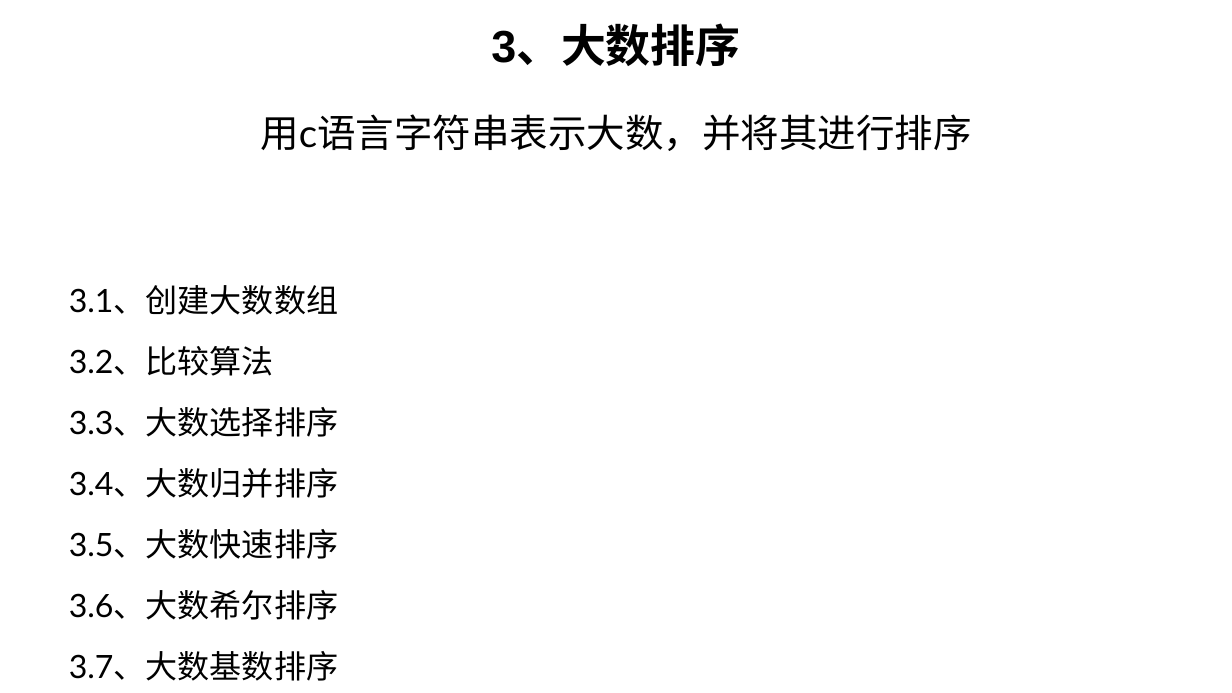
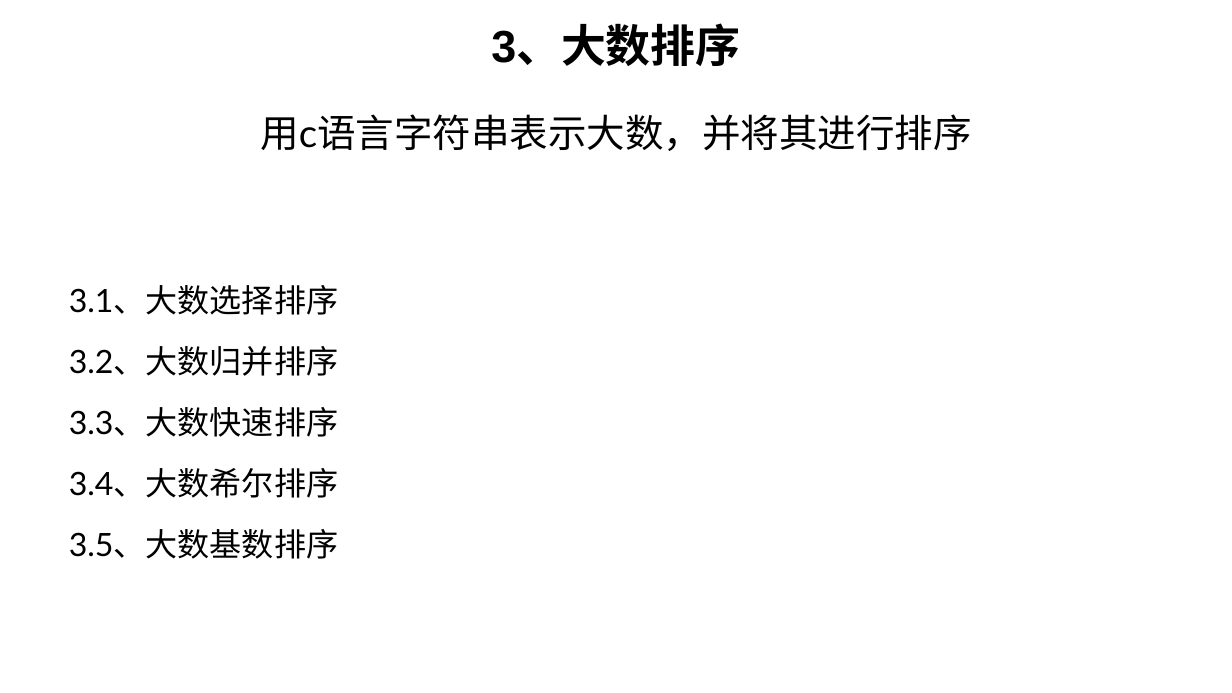
Before and after one commit to wanggy820/algorithm, a slide deck: slide 9 of 答辩报告.pptx. Drawn at 1232x693 pixels with LibreOffice and Linux fonts; fonts in the diff are those of the drawing. Boxes give left, top, right and bottom in pixels: in the first picture for what was removed or moved away, otherwise in the second. Text is boxed around its words. In the diff, an @@ line names an element or a change of style, - is before the commit and + after.

```diff
--- a/答辩报告.pptx
+++ b/答辩报告.pptx
@@ text at (69,285,338,559): text changed @@
-3.1、创建大数数组
-3.2、比较算法
-3.3、大数选择排序
-3.4、大数归并排序
-3.5、大数快速排序
-3.6、大数希尔排序
-3.7、大数基数排序
+3.1、大数选择排序
+3.2、大数归并排序
+3.3、大数快速排序
+3.4、大数希尔排序
+3.5、大数基数排序
```
Also in this commit, not shown: 11 other slides changed, 2 slides removed, 1 other file.
